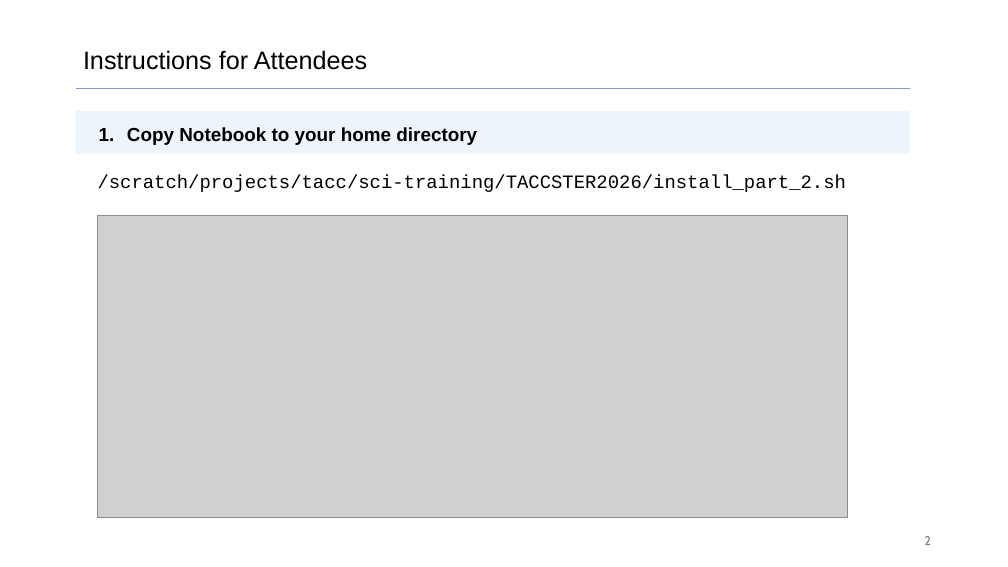
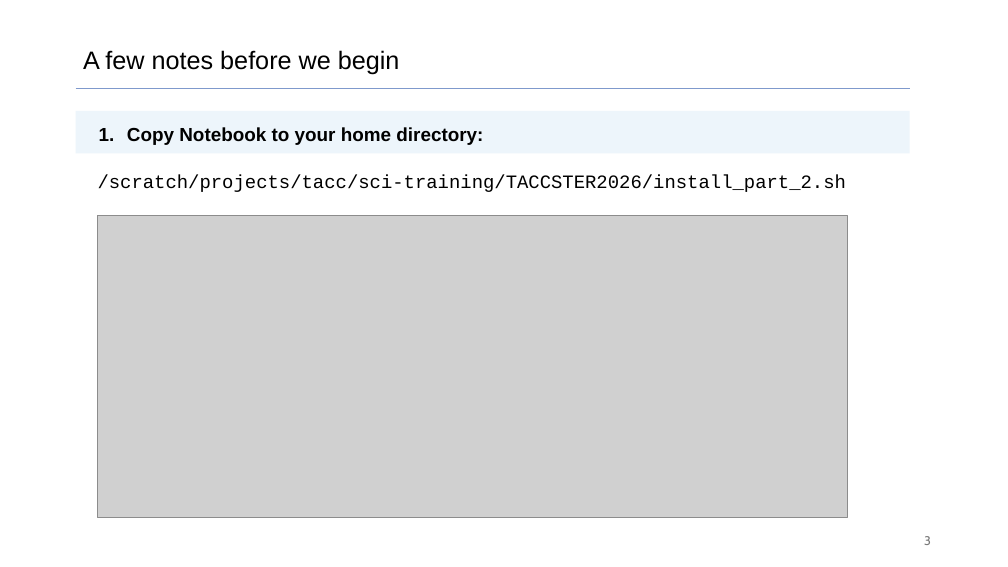
Before and after one commit to lsmithTACC/taccster26, a slide deck: slide 3 of Surrogate_Modeling_with_Scientific_Simulation_Data.pptx (slide 2 before the commit). Drawn at 1008x567 pixels with LibreOffice and Linux fonts; fonts in the diff are those of the drawing; grey boxes stand for pictures. Boxes give left, top, right and bottom in pixels: in the first picture for what was removed or moved away, otherwise in the second. Text is boxed around its words. In the diff, an @@ line names an element or a change of style, - is before the commit and + after.

```diff
--- a/Surrogate_Modeling_with_Scientific_Simulation_Data.pptx
+++ b/Surrogate_Modeling_with_Scientific_Simulation_Data.pptx
@@ text at [83, 50, 400, 75]: text changed @@
-Instructions for Attendees
+A few notes before we begin
@@ text at [127, 127, 483, 145]: text changed @@
-1. Copy Notebook to your home directory
+1. Copy Notebook to your home directory:
@@ page number at [924, 536, 931, 545]: text changed @@
-2
+3
```
Also in this commit, not shown: 2 other slides changed, 2 slides added, 1 other file.
